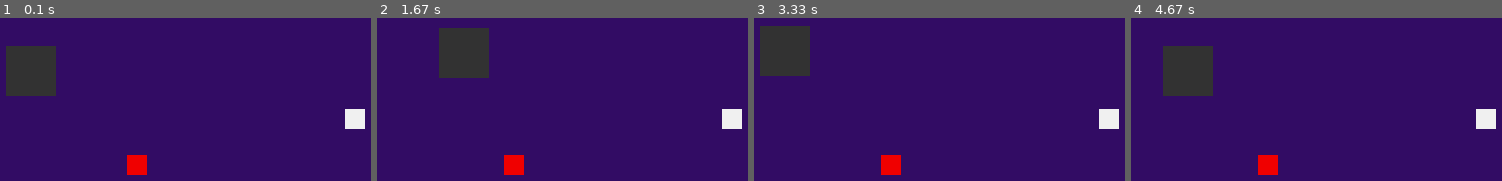
Above: before the commit, frames 1-4 (left to right).
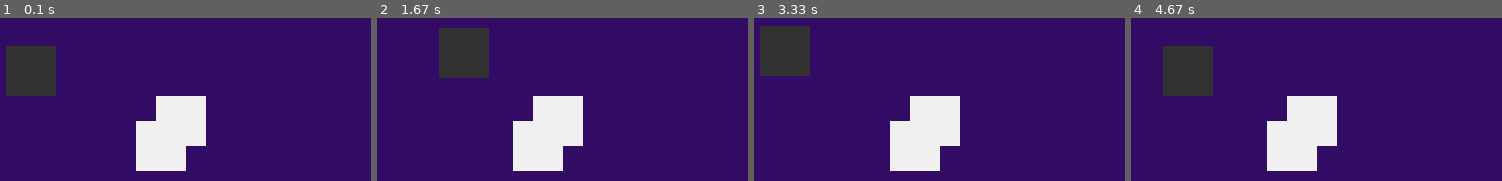
Above: after the commit, the same moments.

Repository: finnstamer/pygameInformatik
Game: pygame game, started from game.py
Same seed, same stepped clock (60 frames per second), same inputs: the game is played once before the commit and once after it.
Inputs:
- Up to frame 1 (0.1 s): no input
- Up to frame 2 (1.67 s): hold Right 0.33-0.8 s; hold Up 0.83-1.13 s; hold Right 1.17-1.63 s
- Up to frame 3 (3.33 s): hold Left 1.67-2.2 s; hold Down 2.23-2.53 s; hold Left 2.57-2.97 s; hold Up from 3 s (still down)
- Up to frame 4 (4.67 s): release Up at 3.37 s; hold Right 3.4-4.03 s; hold Down 4.07-4.43 s; hold Left from 4.47 s (still down)

The runs differ from the first frame. In frame 1, 8.1% of the frame differs, in the area x 34-99%, y 47-97%; in frame 2, 8.1%; in frame 3, 8.1%; in frame 4, 8.1%.

Commit message:
Added Colliding Function to Group
Returns all coliding objects, sorted in descending order by intersection area

Diff:
--- a/base/object/Group.py
+++ b/base/object/Group.py
@@ -3,6 +3,8 @@
 from typing import Generic, List, TypeVar
 
 from base.object.GameObject import GameObject
+from base.object.Rectangle import Rectangle
+from base.object.collision import Collision
 
 O = TypeVar('O', bound=GameObject)
 
@@ -47,5 +49,16 @@
             raise pygame.error(f"Group for {self.name} cannot check for nearest object. List is empty.")
         return sorted(self.objects, key=lambda obj: obj.pos.distance_to(pos))[0]
 
-    def colliding(self, pos: pygame.Vector2) -> List[O]:
-        pass
+    # Returns a list of all objects, that collides with an rectangle, sorted by the area of intersection (descending)
+    def colliding(self, rect: Rectangle) -> List[O]:
+        colliding = []
+        for i in self.objects:
+            collision = Collision()
+            collided = collision.check(i.cRect, rect)
+            if collided:
+                colliding.append([i, collision])
+
+        return list(map(
+            lambda x: x[0],
+            sorted(colliding, key=lambda c: c[1].collisionRect.area, reverse=True)
+        ))
--- a/base/object/Rectangle.py
+++ b/base/object/Rectangle.py
@@ -29,6 +29,9 @@
         self.area = self.topLine * self.leftLine
         return self
 
+    def toPyRect():
+        pass
+
     def onXIntervall(self, x: int):
         return self.upperLeft.x <= x <= self.upperRight.x
 
--- a/base/object/collision.py
+++ b/base/object/collision.py
@@ -5,7 +5,7 @@
 class Collision():
     def __init__(self) -> None:
         self.collided = False
-        self.collisionRect = pygame.Rect(0, 0, 0, 0)
+        self.collisionRect = Rectangle()
         self.dir = 0 #top clockwise
 
     # register each pixel of a that shares its coordinates with b
@@ -26,6 +26,5 @@
 
         if uL != None:
             self.collided = True
-            self.collisionRect = pygame.Rect(uL.x, uL.y, uR.x - uL.x, lL.y - uL.y)
-            print(uL, uR, lL)
+            self.collisionRect = Rectangle().byRect(pygame.Rect(uL.x, uL.y, uR.x - uL.x, lL.y - uL.y))
         return self.collided
--- a/game.py
+++ b/game.py
@@ -24,7 +24,9 @@
 collision = Collision()
 
 wall1 = Wall()
+wall1.updatePos(pygame.Vector2(200, 100))
 wall2 = Wall()
+wall2.updatePos(pygame.Vector2(180, 125))
 wallGroup = Group[Wall]('walls', Wall).add(wall1, wall2)
 
 
@@ -46,10 +48,11 @@
     player.move(keys)
     player.draw()
 
-    wallGroup.applyOnEach(apply=setWallToWhite)
+    wallGroup.applyOnEach(setWallToWhite)
 
-    nearest = wallGroup.nearest(player.cRect.center)
-    nearest.color = (240, 0, 0)
+    nearest = wallGroup.colliding(player.cRect)
+    if len(nearest) > 0:
+        nearest[0].color = (240, 0, 0)
 
     wallGroup.draw()
 
--- a/objects/wall.py
+++ b/objects/wall.py
@@ -9,6 +9,6 @@
         self.solid = True
         self.color = (240, 240, 240)
         self.pos = pygame.math.Vector2(random.randrange(50, 400), random.randrange(50, 200))
-        self.width = 20
-        self.height = 20
+        self.width = 50
+        self.height = 50
         self.updateRect()
